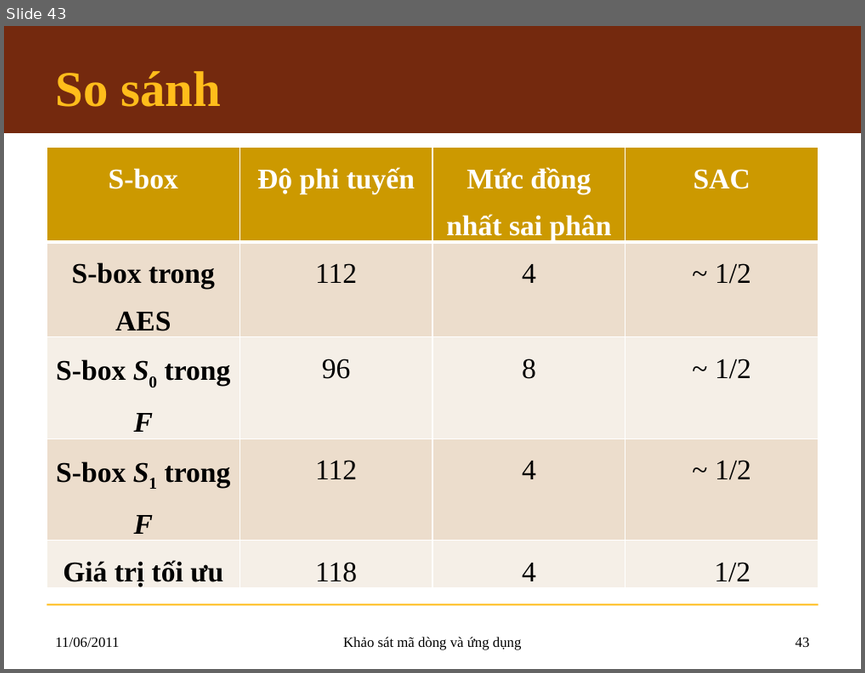
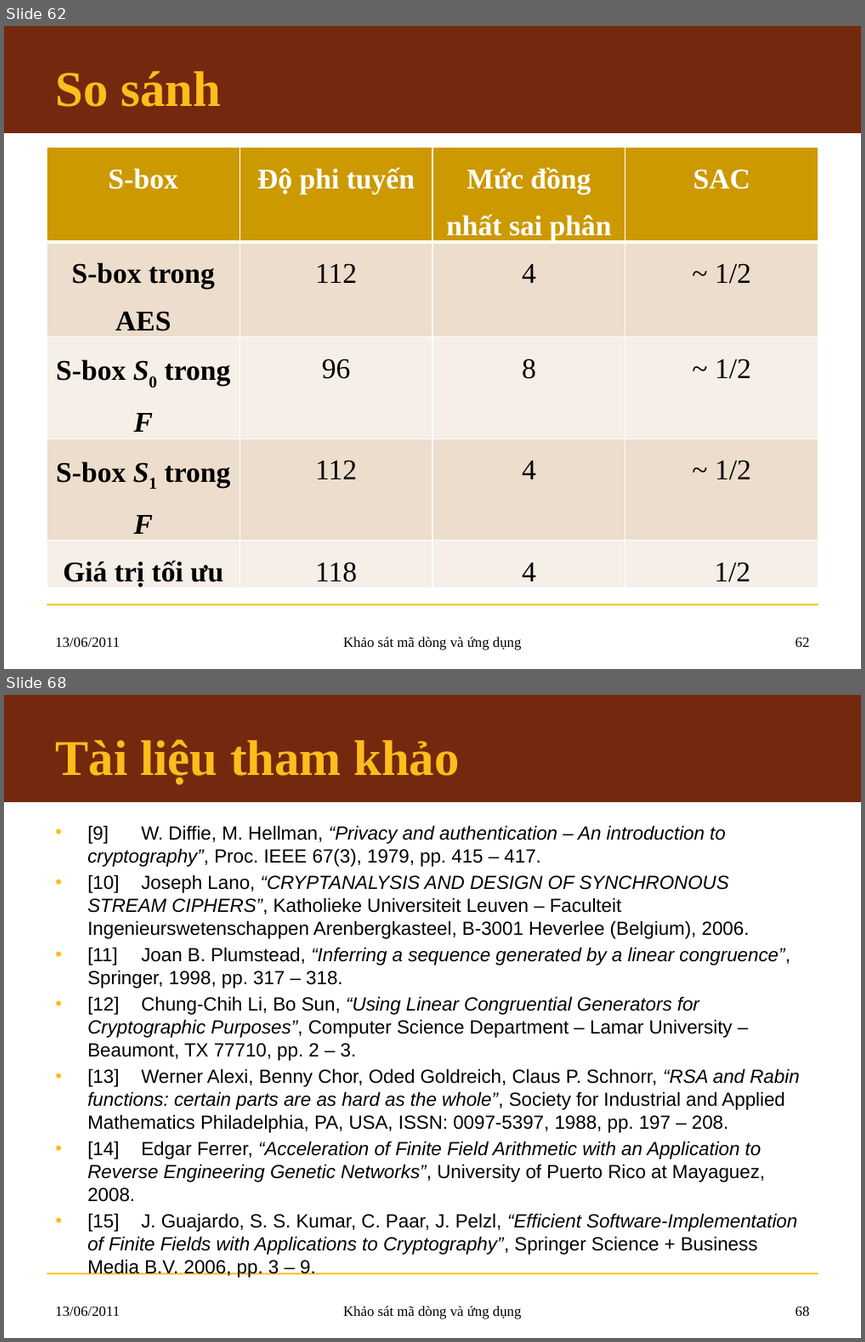
Before and after one commit to hemprasad/lvmm-sc, a slide deck: 7.Slide/KLTN_Slide.pptx. Shown one above the other, each under a label of ours: slide 43 before the commit, slides 62 and 68 after it; the slides between them are not shown. The pictures are 865x673 and 865x1342 pixels, drawn with LibreOffice and Linux fonts; fonts in the diff are those of the drawing; background and template pictures are left out. Boxes give left, top, right and bottom in pixels: in the first picture for what was removed or moved away, otherwise in the second. Text is boxed around its words. In the diff, an @@ line names an element or a change of style, - is before the commit and + after.

```diff
--- a/7.Slide/KLTN_Slide.pptx
+++ b/7.Slide/KLTN_Slide.pptx
@@ slide 68 added at box(4, 695, 861, 1338), background #FFFFFF; not listed: 2 template elements that a slide beside it also shows @@
@@ title added at box(55, 739, 459, 784), 42 pt, text #FFBD1B, bold @@
+Tài liệu tham khảo
@@ text added at box(87, 825, 799, 1277), 16 pt, text #000000 @@
+• [9] W. Diffie, M. Hellman, “Privacy and authentication – An introduction to cryptography”, Proc. IEEE 67(3), 1979, pp. 415 – 417.
+• [10] Joseph Lano, “CRYPTANALYSIS AND DESIGN OF SYNCHRONOUS STREAM CIPHERS”, Katholieke Universiteit Leuven – Faculteit Ingenieurswetenschappen Arenbergkasteel, B-3001 Heverlee (Belgium), 2006.
+• [11] Joan B. Plumstead, “Inferring a sequence generated by a linear congruence”, Springer, 1998, pp. 317 – 318.
+• [12] Chung-Chih Li, Bo Sun, “Using Linear Congruential Generators for Cryptographic Purposes”, Computer Science Department – Lamar University – Beaumont, TX 77710, pp. 2 – 3.
+• [13] Werner Alexi, Benny Chor, Oded Goldreich, Claus P. Schnorr, “RSA and Rabin functions: certain parts are as hard as the whole”, Society for Industrial and Applied Mathematics Philadelphia, PA, USA, ISSN: 0097-5397, 1988, pp. 197 – 208.
+• [14] Edgar Ferrer, “Acceleration of Finite Field Arithmetic with an Application to Reverse Engineering Genetic Networks”, University of Puerto Rico at Mayaguez, 2008.
+• [15] J. Guajardo, S. S. Kumar, C. Paar, J. Pelzl, “Efficient Software-Implementation of Finite Fields with Applications to Cryptography”, Springer Science + Business Media B.V. 2006, pp. 3 – 9.
@@ text added at box(55, 1306, 120, 1315), 12 pt, text #000000 @@
+13/06/2011
@@ text added at box(343, 1305, 522, 1319), 12 pt, text #000000 @@
+Khảo sát mã dòng và ứng dụng
@@ page number added at box(795, 1306, 810, 1315), 12 pt, text #000000 @@
+68
@@ what was slide 43 is now slide 62 @@
@@ slide 62 changed as well @@
@@ text at box(55, 637, 120, 646): text changed @@
-11/06/2011
+13/06/2011
@@ page number at box(795, 637, 810, 646): text changed @@
-43
+62
```
Also in this commit, not shown: 42 other slides changed, 28 other slides added.
